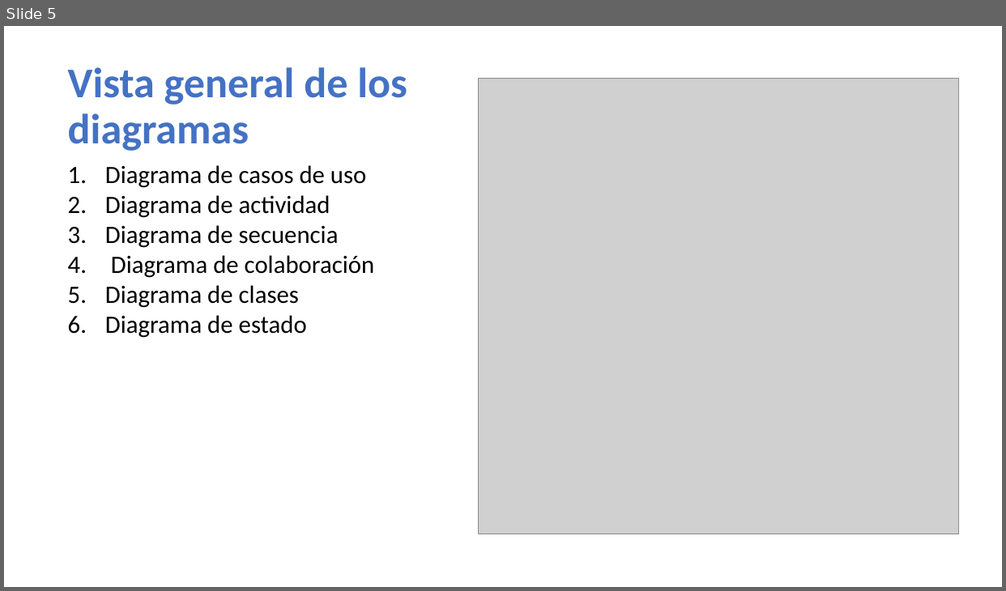
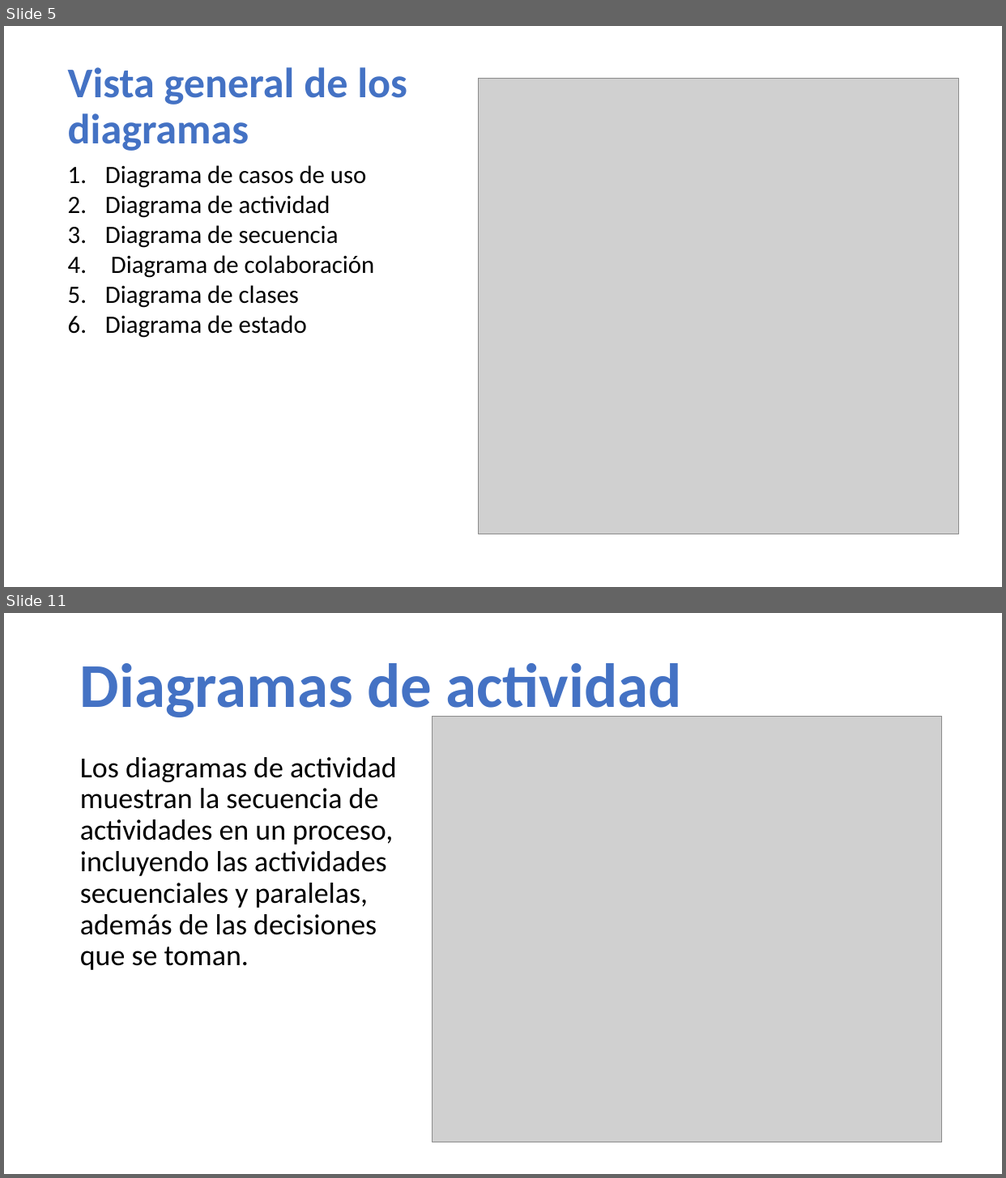
Before and after one commit to AllanNLopez/UMH-IIN024-2019, a slide deck: Unidad II/diagramas uml.pptx. Shown one above the other, each under a label of ours: slide 5 before the commit, slides 5 and 11 after it; the slides between them are not shown. The pictures are 1006x591 and 1006x1178 pixels, drawn with LibreOffice and Linux fonts; fonts in the diff are those of the drawing; grey boxes stand for pictures. Boxes give left, top, right and bottom in pixels: in the first picture for what was removed or moved away, otherwise in the second. Text is boxed around its words. In the diff, an @@ line names an element or a change of style, - is before the commit and + after.

```diff
--- a/Unidad II/diagramas uml.pptx
+++ b/Unidad II/diagramas uml.pptx
@@ slide 11 added at (4,613,1002,1174), background #FFFFFF @@
@@ title added at (80,663,682,722), 60 pt, text #4472C4, bold @@
+Diagramas de actividad
@@ picture added at (432,717,942,1142) @@
@@ text added at (80,757,397,970), 28 pt, text #000000 @@
+Los diagramas de actividad muestran la secuencia de actividades en un proceso, incluyendo las actividades secuenciales y paralelas, además de las decisiones que se toman.
```
Also in this commit, not shown: 2 slides changed, 5 other slides added.
